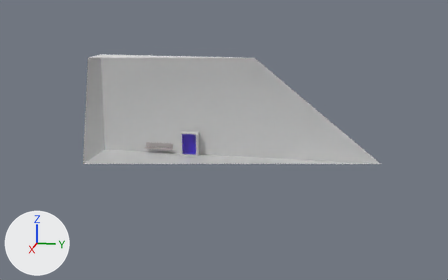
A saved change to the Blender file maps/blend_files/main_menu.blend.
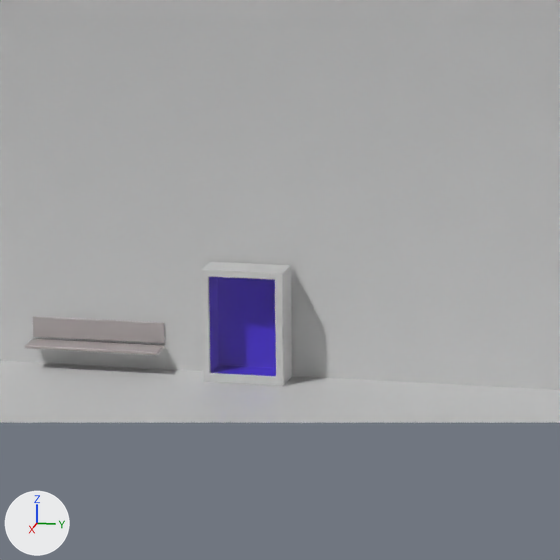
Each version appears first whole from a 50 mm camera at (42.84, 8.04, 12.69) aimed at (0.12, -0.5, 2.01), and next in a close-up on the part from 31% to 57% of the width and 28% to 69% of the height. Lighting does not change. The marker at lower left points along +X, +Y and +Z. Everything nearer to the camera than a plane just in front of the edit is cut away.
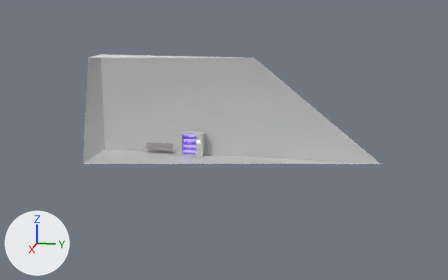
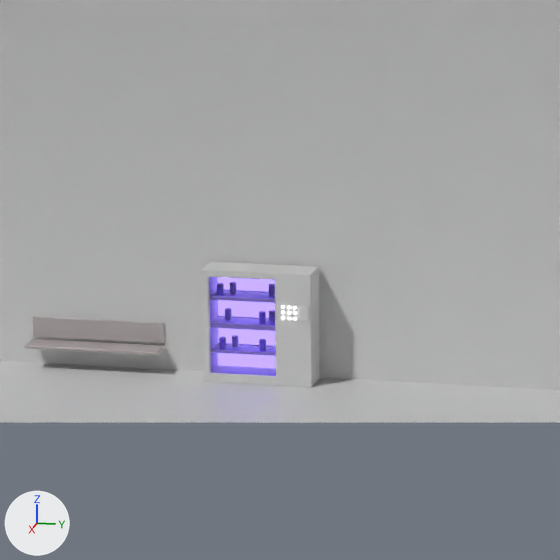
Scene script edits in JSON lines:
```json
{"op": "add", "block": "mat_metal", "code": ["mat_metal = principled_material('metal')", "mat_metal.base_color = (0.8, 0.8, 0.8)  # white #e7e7e7"]}
{"op": "add", "block": "mat_material_001", "code": ["mat_material_001 = emission_material('Material.001')", "mat_material_001.base_color = (1.0, 1.0, 1.0)  # white #ffffff", "mat_material_001.strength = 1.92"]}
{"block": "me_cube", "where": "# used by ob_cube; location = (-6.93, -4.5, -1.1)"}
{"op": "remove", "block": "me_cube", "code": "me_cube.from_pydata(...)  # 36 vertices, 34 faces; spans x 0.06..0.68, y -1.0..0.44, z -0.02..1.98"}
{"op": "add", "block": "me_cube", "code": "me_cube.from_pydata(...)  # 208 vertices, 192 faces; spans x 0.06..0.71, y -1.0..0.93, z -0.02..1.98"}
{"block": "me_cube", "change": "me_cube part 1: a new loose piece, a box spanning x 0.669..0.707, y 0.727..0.904, z 1.155..1.425, in mat_metal (white #e7e7e7)"}
{"block": "me_cube", "change": "me_cube part 2: 8 vertices moved from x 0.06..0.68, y 0.44, z -0.02..1.98 to x 0.06..0.68, y 0.93, z -0.02..1.98; 92 vertices added at x 0.06..0.68, y -1.0..0.93, z 0.14..1.86"}
{"op": "add", "block": "me_cube", "code": "me_cube.materials.append(mat_metal)  # white #e7e7e7"}
{"op": "add", "block": "me_cube", "code": "me_cube.materials.append(mat_material_001)  # white #ffffff"}
```

Where the change shows, as pixel boxes (x1, y1, x2, y2) in the close-ups (560 x 560 px):
```json
{"object": "Cube", "change": "reshaped", "before": [201, 262, 292, 386], "after": [201, 262, 320, 387], "on screen": "30% wider"}
{"part": 1, "of": "me_cube", "change": "added", "after": [299, 306, 309, 321]}
{"part": 2, "of": "me_cube", "change": "built on", "before": [275, 265, 292, 386], "after": [206, 265, 320, 387]}
```
